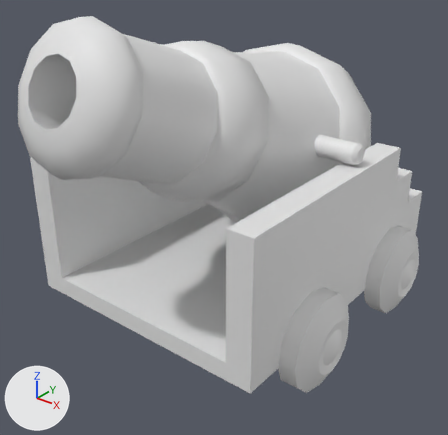
The Blender file Modelos/pirata objetos Breder.blend, before and after one commit.
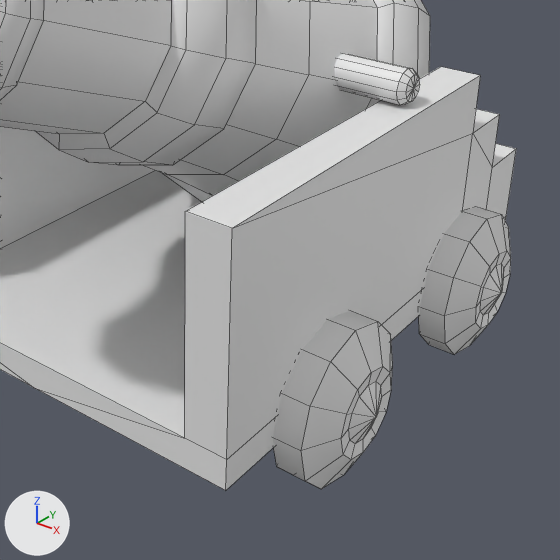
Each version appears first whole from a 50 mm camera at (1.425, -1.659, 1.625) aimed at (0.015, 0.105, 0.531), and next in a close-up on the part from 26% to 100% of the width and 24% to 100% of the height. Lighting does not change. The marker at lower left points along +X, +Y and +Z. The close-ups show mesh edges as thin lines. The same objects are shown in both versions, whatever each file hides.

In view in the first close-up: 'Canhao', 'Carrinho', 'Rodas'.
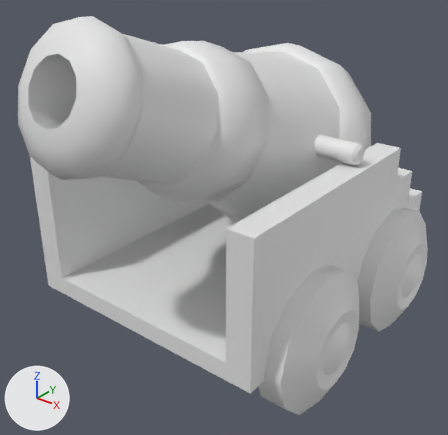
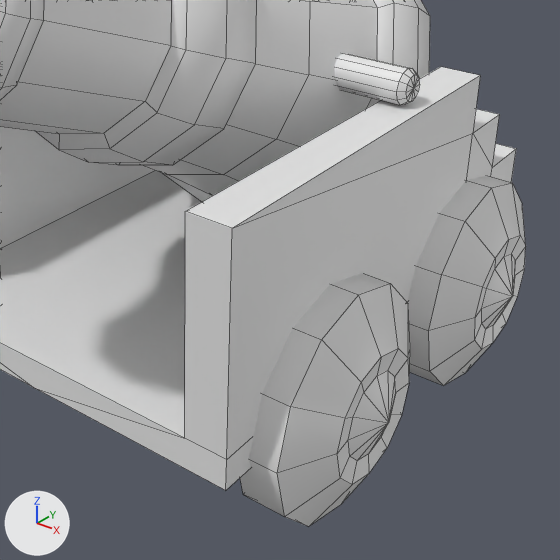
Changed parts and their boxes [x1, y1, x2, y2] in the close-ups (560 x 560 px; the box of a moved part takes in the faces that stretch with it):
'Rodas', reshaped: before [273, 207, 511, 489]; after [240, 176, 526, 526]
part 1 of me_cylinder_001, moved or reshaped: before [273, 311, 393, 489]; after [240, 273, 410, 526]
part 2 of me_cylinder_001, moved or reshaped: before [419, 207, 511, 354]; after [407, 176, 526, 386]

The change, as a list of edits to the scene's bpy script:
```text
Change me_cylinder_001:
    where me_cylinder_001.from_pydata(...)  # 200 vertices, 240 faces; spans x -0.65..0.65, y -0.235..0.764, z 0.084..0.456
    used by ob_rodas; location = (0.0, 0.0, 0.0)
    me_cylinder_001 part 1: the loose piece of 50 vertices spanning x 0.517..0.65, y -0.235..0.136, z 0.084..0.456 is scaled about its middle by 1.45, then moved by (-0.002, 0.0, 0.0)
    me_cylinder_001 part 2: the loose piece of 50 vertices spanning x 0.517..0.65, y 0.393..0.764, z 0.084..0.456 is scaled about its middle by 1.45, then moved by (-0.002, 0.0, 0.0)
```
